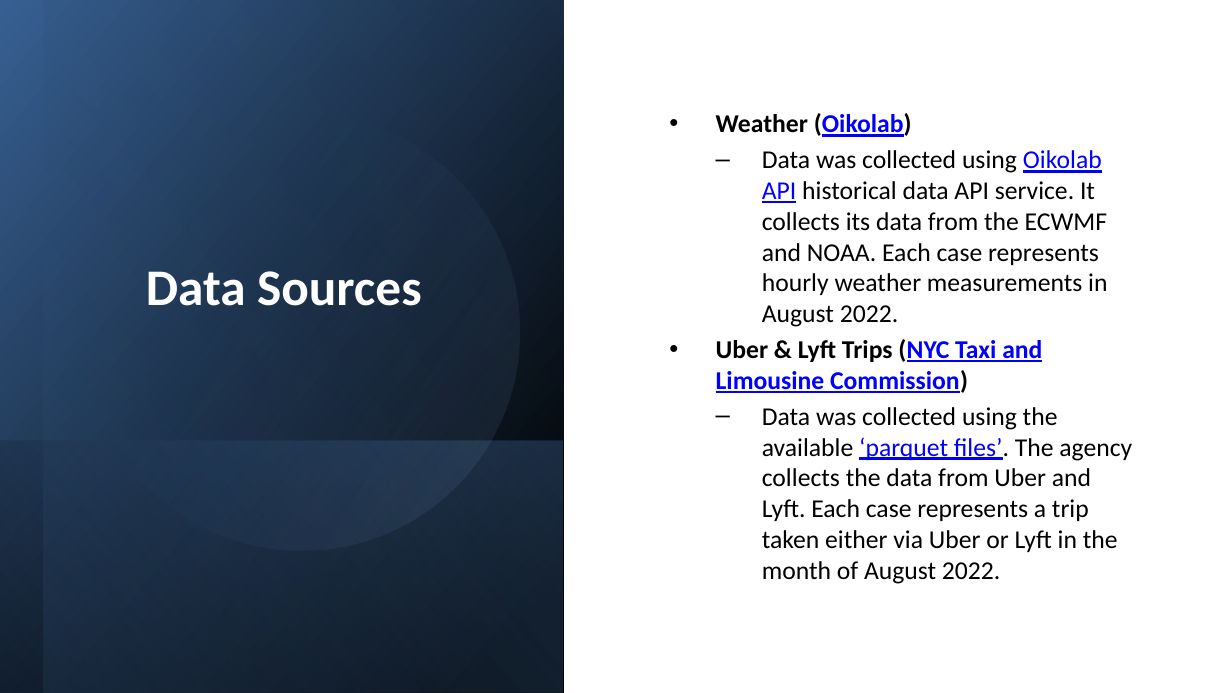
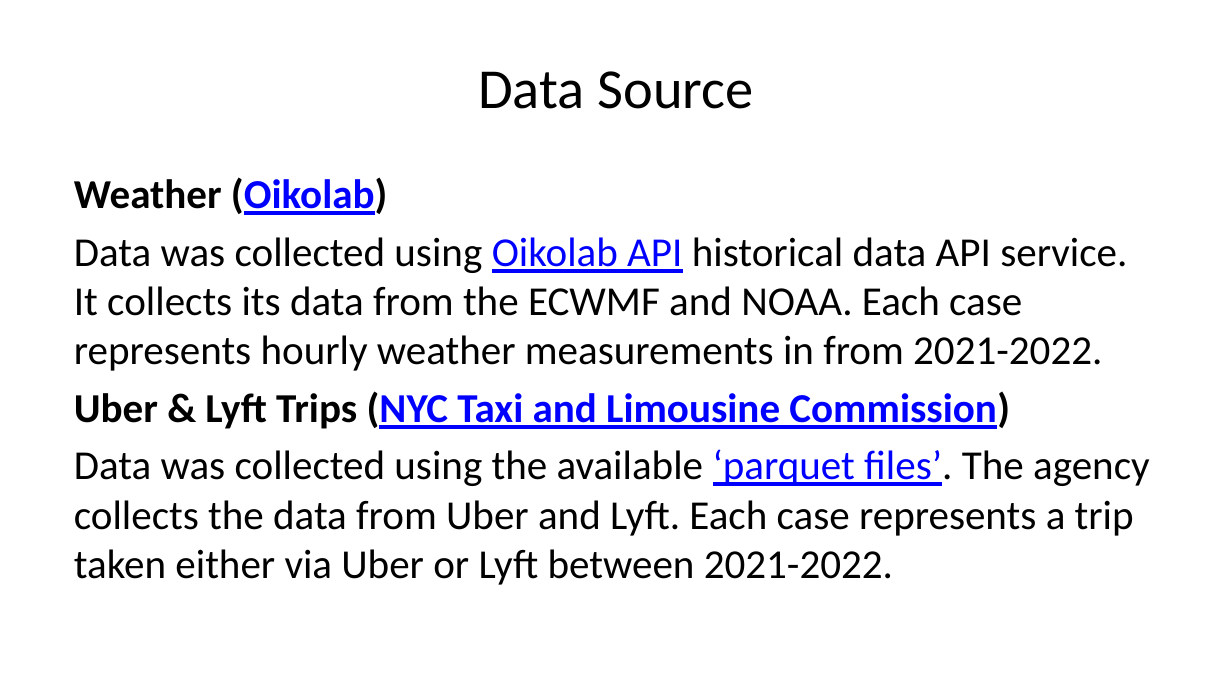
Before and after one commit to hellojohncruz/tlc_trips_weather, a slide deck: slide 4 of ridership.pptx. Drawn at 1232x693 pixels with LibreOffice and Linux fonts; fonts in the diff are those of the drawing. Boxes give left, top, right and bottom in pixels: in the first picture for what was removed or moved away, otherwise in the second. Text is boxed around its words. In the diff, an @@ line names an element or a change of style, - is before the commit and + after.

```diff
--- a/ridership.pptx
+++ b/ridership.pptx
@@ rectangle removed at (0, 0, 564, 692) @@
@@ rectangle removed at (43, 0, 564, 693) @@
@@ title "Data Source" at (478, 71, 753, 109): vertical alignment bottom to middle @@
@@ ellipse removed at (43, 75, 558, 590) @@
@@ title at (478, 71, 753, 109): text changed; size 30 to 33 pt; text colour #FFFFFF to #000000; bold off @@
-Data Sources
+Data Source
@@ text "Weather (Oikolab)": place and size @@
-text "Weather (Oikolab)" at (716, 113, 1132, 584)
+text "Weather (Oikolab)" at (74, 177, 1150, 585)
@@ text "Weather (Oikolab)" at (74, 177, 1150, 585): vertical alignment middle to top @@
@@ text at (74, 177, 1010, 429): size 15 to 24 pt in "Weather (Oikolab)", "Uber & Lyft Trips (NYC Taxi and ..."; bullet • to none; more space between paragraphs @@
@@ text at (74, 237, 1127, 371): text changed; size 15 to 24 pt @@
-  – Data was collected using Oikolab API historical data API service. It collects its data from the ECWMF and NOAA. Each case represents hourly weather measurements in August 2022.
+Data was collected using Oikolab API historical data API service. It collects its data from the ECWMF and NOAA. Each case represents hourly weather measurements in from 2021-2022.
@@ rectangle removed at (0, 440, 562, 692) @@
@@ text at (74, 449, 1150, 585): text changed; size 15 to 24 pt @@
-  – Data was collected using the available ‘parquet files’. The agency collects the data from Uber and Lyft. Each case represents a trip taken either via Uber or Lyft in the month of August 2022.
+Data was collected using the available ‘parquet files’. The agency collects the data from Uber and Lyft. Each case represents a trip taken either via Uber or Lyft between 2021-2022.
```
Also in this commit, not shown: 18 other slides changed, 4 slides added, 3 slides removed, 5 other files.
